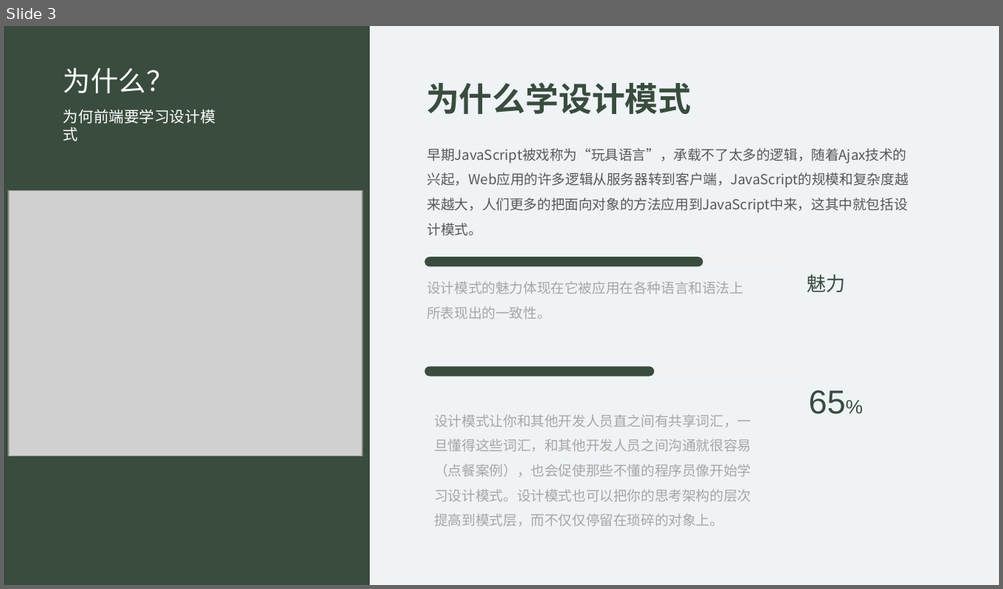
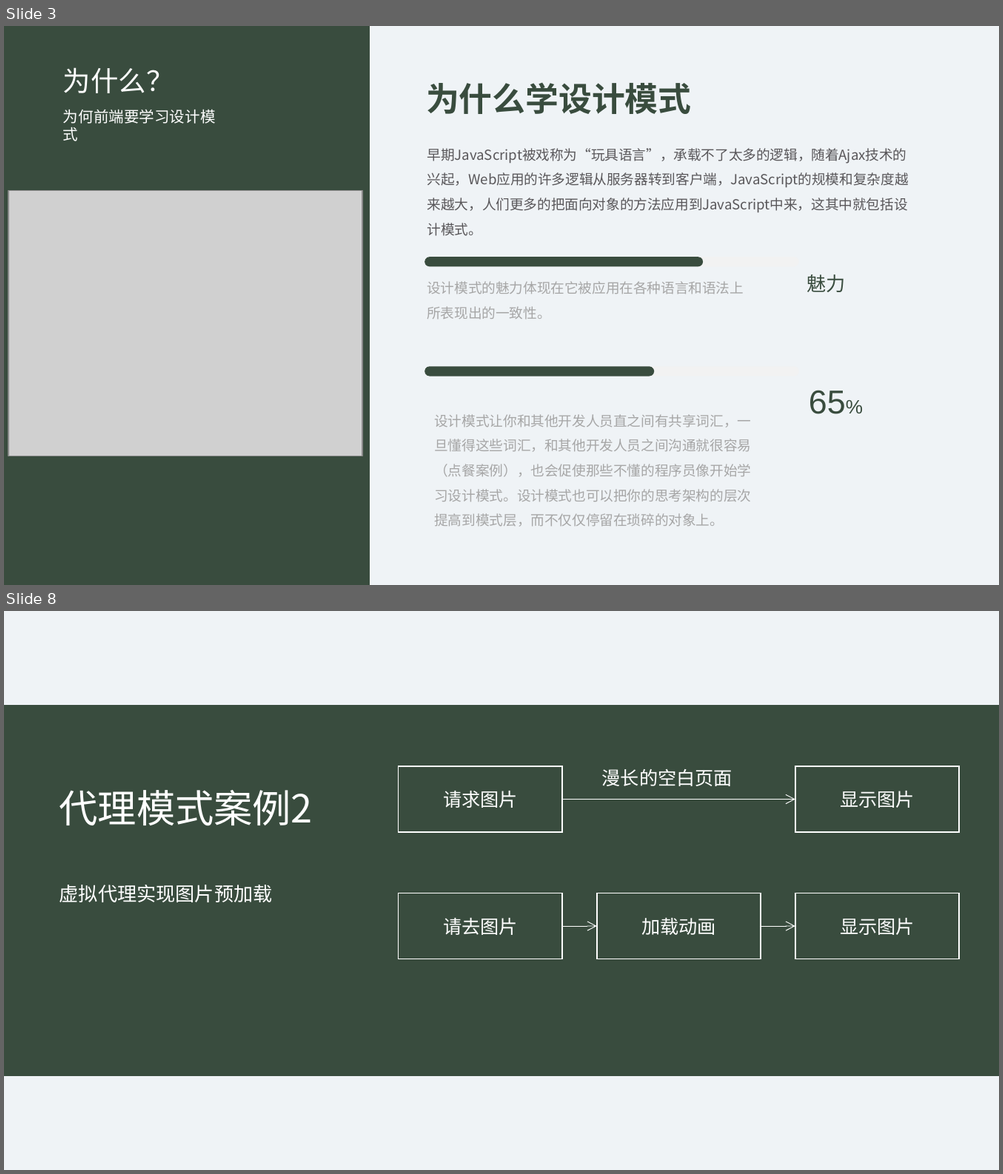
Before and after one commit to HTML-Worker/Design_Pattern_Sharing, a slide deck: doc/设计模式.pptx. Shown one above the other, each under a label of ours: slide 3 before the commit, slides 3 and 8 after it; the slides between them are not shown. The pictures are 1003x589 and 1003x1174 pixels, drawn with LibreOffice and Linux fonts; fonts in the diff are those of the drawing; grey boxes stand for pictures. Boxes give left, top, right and bottom in pixels: in the first picture for what was removed or moved away, otherwise in the second. Text is boxed around its words. In the diff, an @@ line names an element or a change of style, - is before the commit and + after.

Commit message:
完成设计模式分享ppt初稿

```diff
--- a/doc/设计模式.pptx
+++ b/doc/设计模式.pptx
@@ slide 8 added at (4,611,999,1170), background #EFF3F6 @@
@@ rectangle added at (4,706,999,1076), fill #394C3E @@
@@ rectangle added at (398,766,562,832), fill #394C3E, outline #FFFFFF 1 pt, 13.5 pt, text #FFFFFF @@
+请求图片
@@ text added at (602,769,732,786), 13.5 pt, text #FFFFFF @@
+漫长的空白页面
@@ rectangle added at (794,766,959,832), fill #394C3E, outline #FFFFFF 1 pt, 13.5 pt, text #FFFFFF @@
+显示图片
@@ text added at (60,790,313,826), 28 pt, text #FFFFFF @@
+代理模式案例2
@@ arrow added from (562, 799) to (794, 799), #FFFFFF 0.5 pt @@
@@ text added at (60,885,273,903), 14 pt, text #FFFFFF @@
+虚拟代理实现图片预加载
@@ rectangle added at (398,894,562,959), fill #394C3E, outline #FFFFFF 1 pt, 13.5 pt, text #FFFFFF @@
+请去图片
@@ rectangle added at (597,894,761,959), fill #394C3E, outline #FFFFFF 1 pt, 13.5 pt, text #FFFFFF @@
+加载动画
@@ rectangle added at (794,894,959,959), fill #394C3E, outline #FFFFFF 1 pt, 13.5 pt, text #FFFFFF @@
+显示图片
@@ arrow added from (562, 926) to (597, 926), #FFFFFF 0.5 pt @@
@@ arrow added from (761, 926) to (794, 926), #FFFFFF 0.5 pt @@
```
Also in this commit, not shown: 7 slides changed, 15 other slides added, 13 slides removed, 1 other file.
